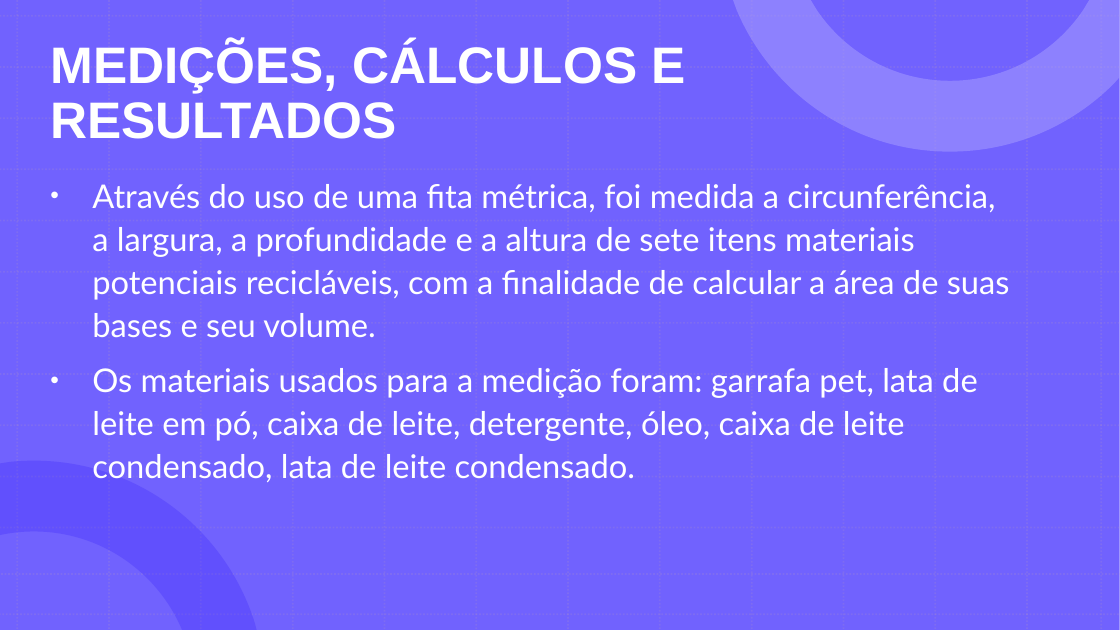
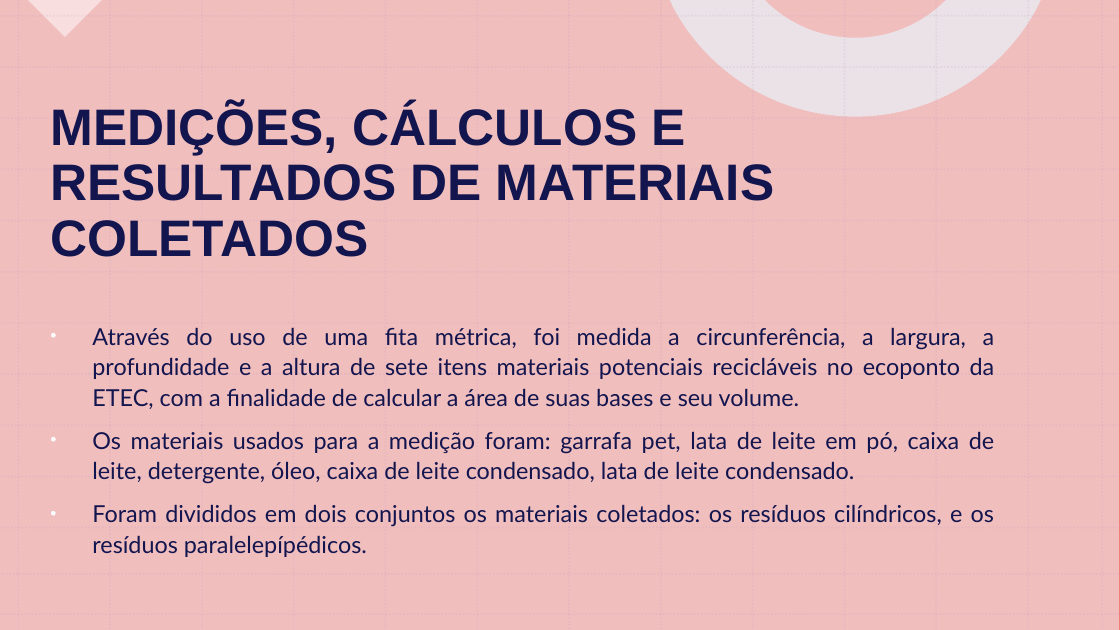
Before and after one commit to GabrielDSS0/ETEC-Coisas-Escolares, a slide deck: slide 10 of 1 etim ds 2022/EAMT/Trabalho Acadêmico/Relatório (a importância dos ecopontos)/A importância da separação dos recicláveis 3/Ecopontos - EAMT.pptx (slide 16 before the commit). Drawn at 1120x630 pixels with LibreOffice and Linux fonts; fonts in the diff are those of the drawing. Boxes give left, top, right and bottom in pixels: in the first picture for what was removed or moved away, otherwise in the second. Text is boxed around its words. In the diff, an @@ line names an element or a change of style, - is before the commit and + after.

```diff
--- a/1 etim ds 2022/EAMT/Trabalho Acadêmico/Relatório (a importância dos ecopontos)/A importância da separação dos recicláveis 3/Ecopontos - EAMT.pptx
+++ b/1 etim ds 2022/EAMT/Trabalho Acadêmico/Relatório (a importância dos ecopontos)/A importância da separação dos recicláveis 3/Ecopontos - EAMT.pptx
@@ background #FFFFFF to #FF0000 @@
@@ rectangle added at [0, 0, 1120, 630], fill #FF0000 @@
@@ rectangle added at [0, 0, 1120, 630], fill #EEEEEE at 80% opacity @@
@@ right triangle added at [28, 0, 102, 37], fill #FFFFFF at 50% opacity @@
@@ freeform shape added at [670, 0, 1041, 117], fill #E9EBF1 at 80% opacity @@
@@ title "MEDIÇÕES, CÁLCULOS E RESULTADOS DE ..." at [50, 104, 774, 257]: vertical alignment middle to bottom @@
@@ title at [50, 104, 774, 257]: text changed; text colour #FFFFFF to #12154E @@
-MEDIÇÕES, CÁLCULOS E RESULTADOS
+MEDIÇÕES, CÁLCULOS E RESULTADOS DE MATERIAIS COLETADOS
@@ text "Através do uso de uma ...": place and size @@
-text "Através do uso de uma ..." at [92, 184, 1010, 482]
+text "Através do uso de uma ..." at [92, 327, 995, 557]
@@ text at [92, 327, 995, 409]: text changed; size 28 to 20 pt; text colour #FFFFFF to #12154E @@
-• Através do uso de uma fita métrica, foi medida a circunferência, a largura, a profundidade e a altura de sete itens materiais potenciais recicláveis, com a finalidade de calcular a área de suas bases e seu volume.
+• Através do uso de uma fita métrica, foi medida a circunferência, a largura, a profundidade e a altura de sete itens materiais potenciais recicláveis no ecoponto da ETEC, com a finalidade de calcular a área de suas bases e seu volume.
@@ text at [92, 431, 994, 484]: size 28 to 20 pt, text colour #FFFFFF to #12154E in "Os materiais usados para a medição foram: ..."; alignment left to justified @@
@@ text at [92, 504, 994, 557]: paragraph added @@
+• Foram divididos em dois conjuntos os materiais coletados: os resíduos cilíndricos, e os resíduos paralelepípédicos.
@@ group added at [0, 0, 1120, 630]: 26 lines @@
```
Also in this commit, not shown: 18 other slides changed, 9 slides added, 9 slides removed, 1 other file.
